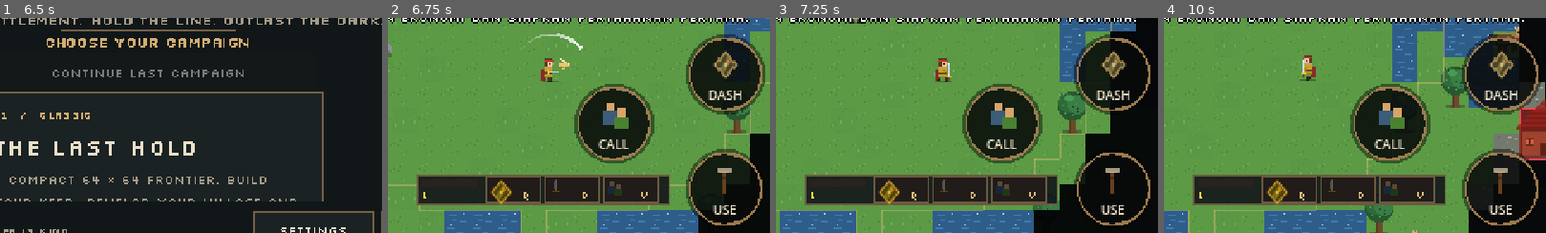
Above: before the commit, frames 1-4 (left to right).
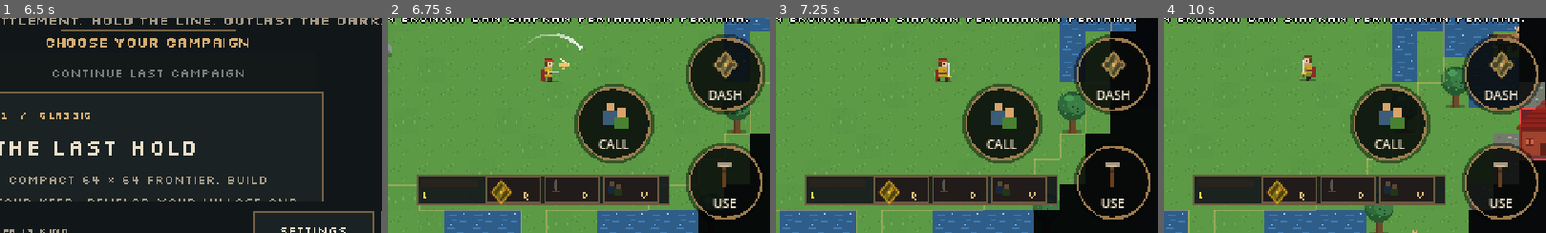
Above: after the commit, the same moments.

Repository: shimleabyte/hold-the-keep
Game: Godot game, scene res://scenes/main.tscn
The game is run twice, just before and just after one commit, with the same random seed, the same clock (stepped at 60 frames per second) and the same inputs.
Inputs (mouse positions are % of the whole screen's width and height, from its top left):
- Up to frame 1 (6.5 s): click "ENTER CLASSIC" at 0.5 s; click "ENTER CLASSIC" at 1.25 s; click "SETTINGS" at 2 s; click "VERTICAL SYNC / ON" at 2.75 s; click "VERTICAL SYNC / OFF" at 3.5 s; click "SCREEN SHAKE / ON" at 4.25 s; click "SCREEN SHAKE / OFF" at 5 s; click "RETURN TO TITLE" at 5.75 s
- Up to frame 2 (6.75 s): tap Enter (ui_accept) at 6.5 s; move the mouse to (72, 45) at 6.52 s; hold D (move_right) from 6.53 s (still down); tap C (ability_cleave) at 6.6 s; click (72, 45) at 6.67 s
- Up to frame 3 (7.25 s): keep holding D (move_right); tap Enter (ui_accept) at 6.77 s
- Up to frame 4 (10 s): release D (move_right) at 7.25 s; drag from (30, 55) to (45, 70) at 7.27 s; move the mouse to (60, 28) at 8.02 s; hold D (move_right) 8.03-8.75 s; tap V (ability_rally) at 8.1 s; drag from (45, 70) to (20, 35) at 8.77 s; move the mouse to (80, 65) at 9.52 s; hold A (move_left) from 9.53 s (still down); tap 1 (build_slot_1) at 9.6 s; tap Enter (ui_accept) at 9.77 s
The pictures show only the part of the screen within x 30-80%, y 38-88%; the shares and areas given below are measured in that part.

Frame 1 is identical in both runs. In frame 2, 2.3% of the frame differs, in the area x 78-98%, y 58-97%; in frame 3, 1.7%; in frame 4, 2.3%.

Commit message:
fix: prioritize HUD taps over virtual action zones

Diff:
--- a/scripts/ui/mobile_controls.gd
+++ b/scripts/ui/mobile_controls.gd
@@ -87,6 +87,8 @@
     if event is InputEventScreenTouch:
         var touch_position := _to_local_position(event.position)
         if event.pressed and not event.canceled:
+            if _is_hud_control_at(touch_position):
+                return
             if handle_touch_press(event.index, touch_position):
                 get_viewport().set_input_as_handled()
         elif handle_touch_release(event.index):
@@ -98,6 +100,30 @@
 
 func _to_local_position(viewport_position: Vector2) -> Vector2:
     return get_global_transform_with_canvas().affine_inverse() * viewport_position
+
+
+func _is_hud_control_at(position: Vector2) -> bool:
+    var hud := get_parent()
+    if not hud is CanvasLayer:
+        return false
+    for property in [
+        "_queue_button",
+        "_combat_bar",
+        "_tech_btn",
+        "_map_button",
+        "_jobs_button",
+        "_outpost_button",
+        "_research_panel"
+    ]:
+        var control := hud.get(property) as Control
+        if control != null and control.is_visible_in_tree() and control.get_global_rect().has_point(position):
+            return true
+    var slots_value: Variant = hud.get("_slot_nodes")
+    if slots_value is Array:
+        for slot in slots_value:
+            if slot is Control and slot.is_visible_in_tree() and slot.get_global_rect().has_point(position):
+                return true
+    return false
 
 
 func _device_has_touchscreen() -> bool:
@@ -173,7 +199,7 @@
             "action": "interact",
             "label": "USE",
             "icon": INTERACT_ICON,
-            "center": Vector2(right - 125.0, bottom - 60.0),
+            "center": Vector2(right - 125.0, bottom - 64.0),
             "radius": 23.0
         },
         {
